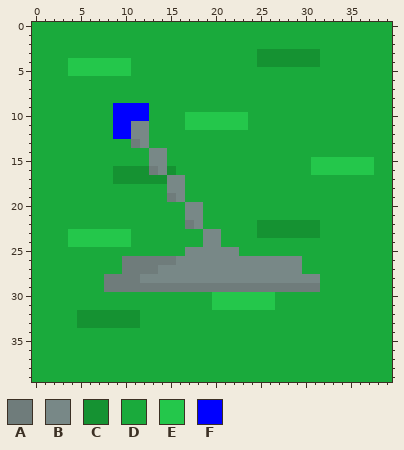
Two states of a pixel-art sprite, switchOn.png. The picture above was drawn from the file before the commit.
The file is 40x40 pixels.
Palette (. is transparent): A #6f7c7b  B #788887  C #159232  D #1aaa3c  E #24c74b  F #0000ff
The result:
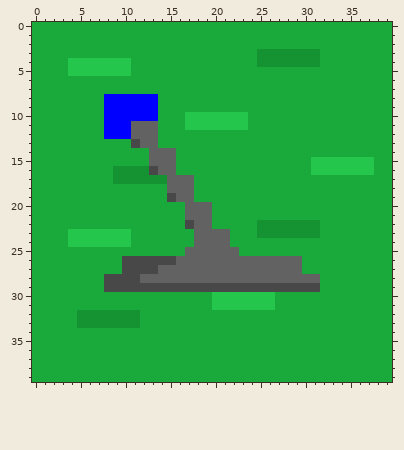
Change:
@@ palette @@
-A #6f7c7b
+A #484848
-B #788887
+B #626262
@@ x 6..23 @@
  7 DDDDDDDDDDDDDDDDDD
- 8 DDDDDDDDDDDDDDDDDD
- 9 DDDFFFFDDDDDDDDDDD
-10 DDDFFFFDDDDEEEEEEE
-11 DDDFFBBDDDDEEEEEEE
-12 DDDFFBBDDDDDDDDDDD
-13 DDDDDABDDDDDDDDDDD
-14 DDDDDDDBBDDDDDDDDD
-15 DDDDDDDBBDDDDDDDDD
-16 DDDCCCCABCDDDDDDDD
-17 DDDCCCCCCBBDDDDDDD
-18 DDDDDDDDDBBDDDDDDD
-19 DDDDDDDDDABDDDDDDD
-20 DDDDDDDDDDDBBDDDDD
-21 DDDDDDDDDDDBBDDDDD
-22 DDDDDDDDDDDABDDDDD
-23 EEEEEDDDDDDDDBBDDD
-24 EEEEEDDDDDDDDBBDDD
+ 8 DDFFFFFFDDDDDDDDDD
+ 9 DDFFFFFFDDDDDDDDDD
+10 DDFFFFFFDDDEEEEEEE
+11 DDFFFBBBDDDEEEEEEE
+12 DDFFFBBBDDDDDDDDDD
+13 DDDDDABBDDDDDDDDDD
+14 DDDDDDDBBBDDDDDDDD
+15 DDDDDDDBBBDDDDDDDD
+16 DDDCCCCABBDDDDDDDD
+17 DDDCCCCCCBBBDDDDDD
+18 DDDDDDDDDBBBDDDDDD
+19 DDDDDDDDDABBDDDDDD
+20 DDDDDDDDDDDBBBDDDD
+21 DDDDDDDDDDDBBBDDDD
+22 DDDDDDDDDDDABBDDDD
+23 EEEEEDDDDDDDBBBBDD
+24 EEEEEDDDDDDDBBBBDD
 25 DDDDDDDDDDDBBBBBBD
Changed places in both pictures, as pixel boxes (x1, y1, x2, y2):
changed: (104, 94, 320, 292)
